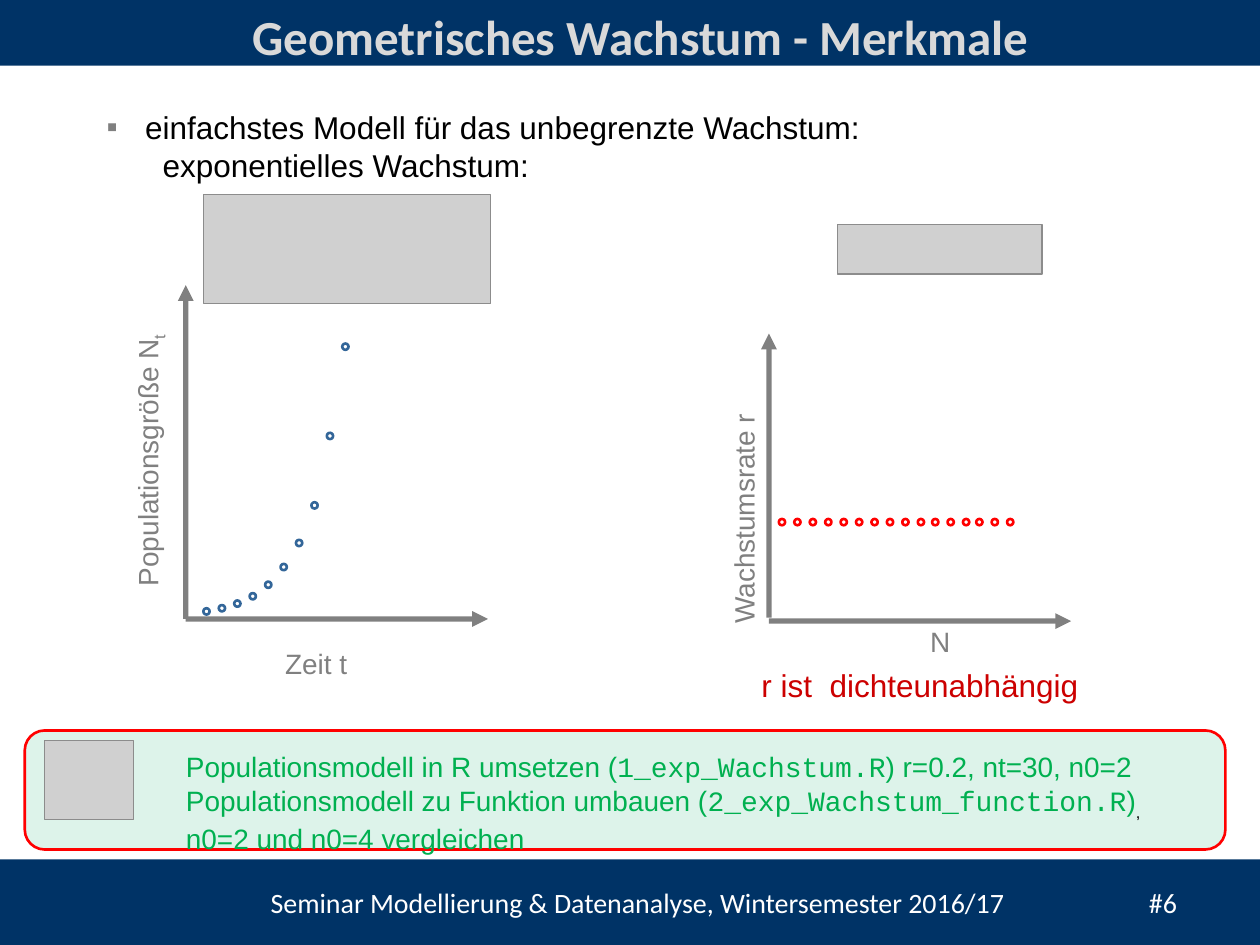
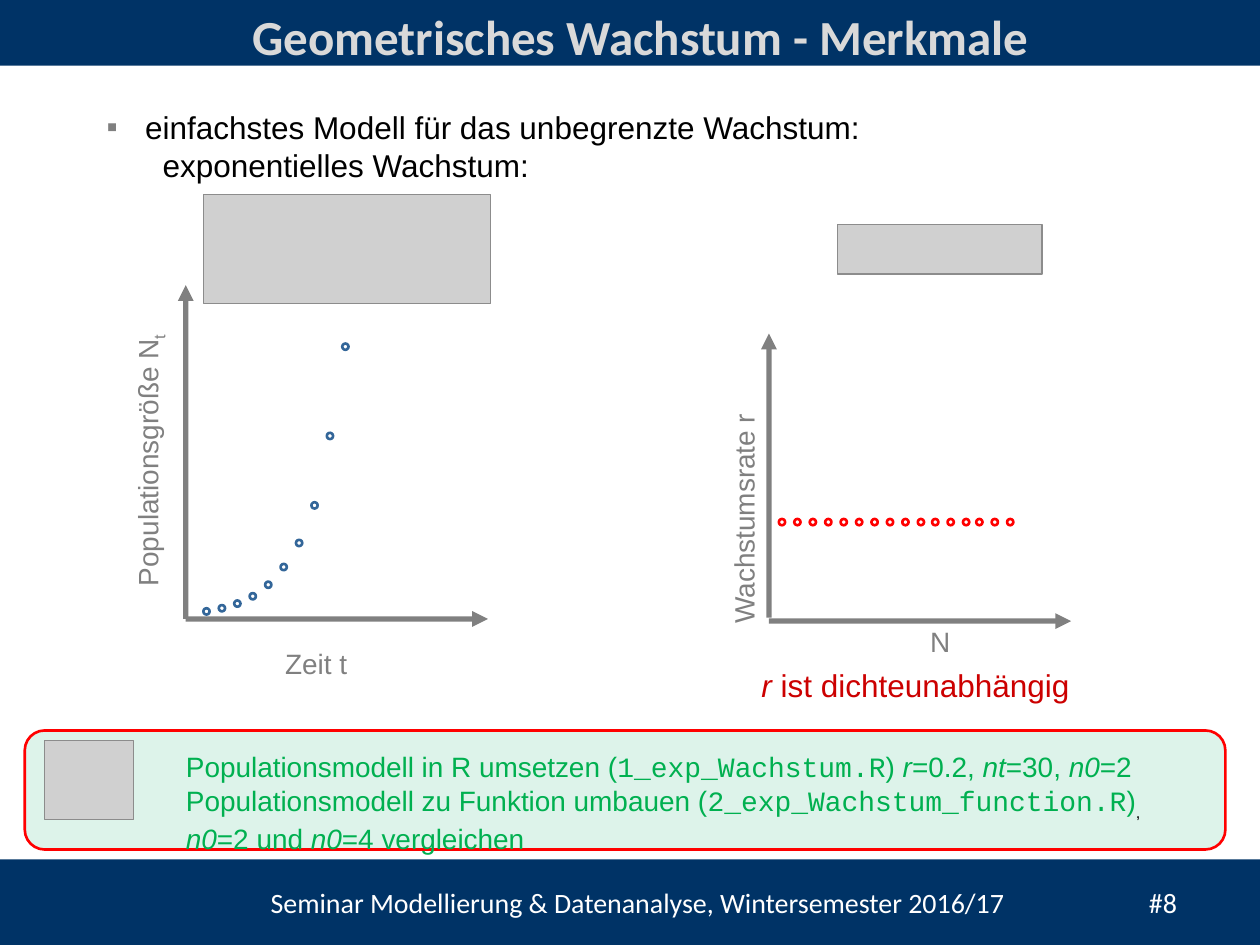
Before and after one commit to heistermann/Einf_Modellierung, a slide deck: slide 8 of Termin_2/Termin_5_Populationsmodelle.pptx (slide 6 before the commit). Drawn at 1260x945 pixels with LibreOffice and Linux fonts; fonts in the diff are those of the drawing; grey boxes stand for pictures; background and template pictures are left out. Boxes give left, top, right and bottom in pixels: in the first picture for what was removed or moved away, otherwise in the second. Text is boxed around its words. In the diff, an @@ line names an element or a change of style, - is before the commit and + after.

```diff
--- a/Termin_2/Termin_5_Populationsmodelle.pptx
+++ b/Termin_2/Termin_5_Populationsmodelle.pptx
@@ text "r ist dichteunabhängig" at bbox=[761, 674, 1070, 703]: italic on in "r" @@
@@ text "Populationsmodell in R umsetzen (1_exp_Wachstum.R) ..." at bbox=[186, 756, 1136, 854]: italic on in "r=0.2, nt=30, n0=2", "n0=2 n0=4" @@
@@ text at bbox=[271, 893, 1177, 918]: text changed @@
-Seminar Modellierung & Datenanalyse, Wintersemester 2016/17 #6
+Seminar Modellierung & Datenanalyse, Wintersemester 2016/17 #8
```
Also in this commit, not shown: 6 other slides changed, 3 slides added, 1 slide removed, 2 other files.
